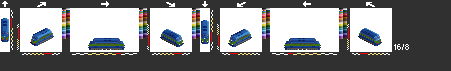
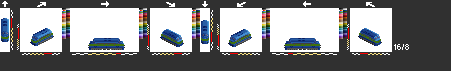
Layer changes from the first 451×71 image to the second:
hid "light" over [2, 36, 381, 45]
added layer "nmbs2" above "nmbs1" over [2, 34, 381, 45]
hid "cfl1" over [2, 34, 381, 45]
